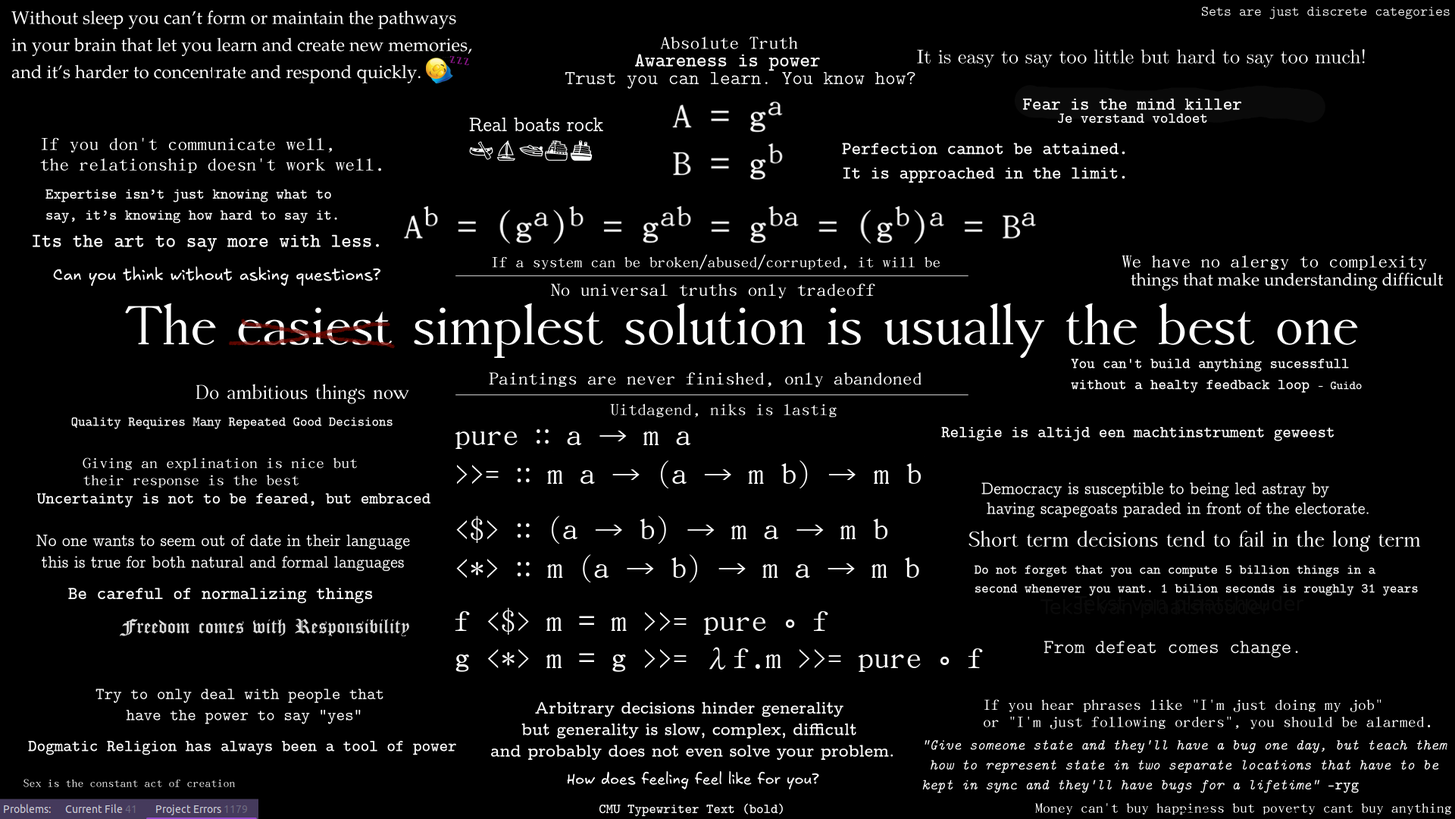
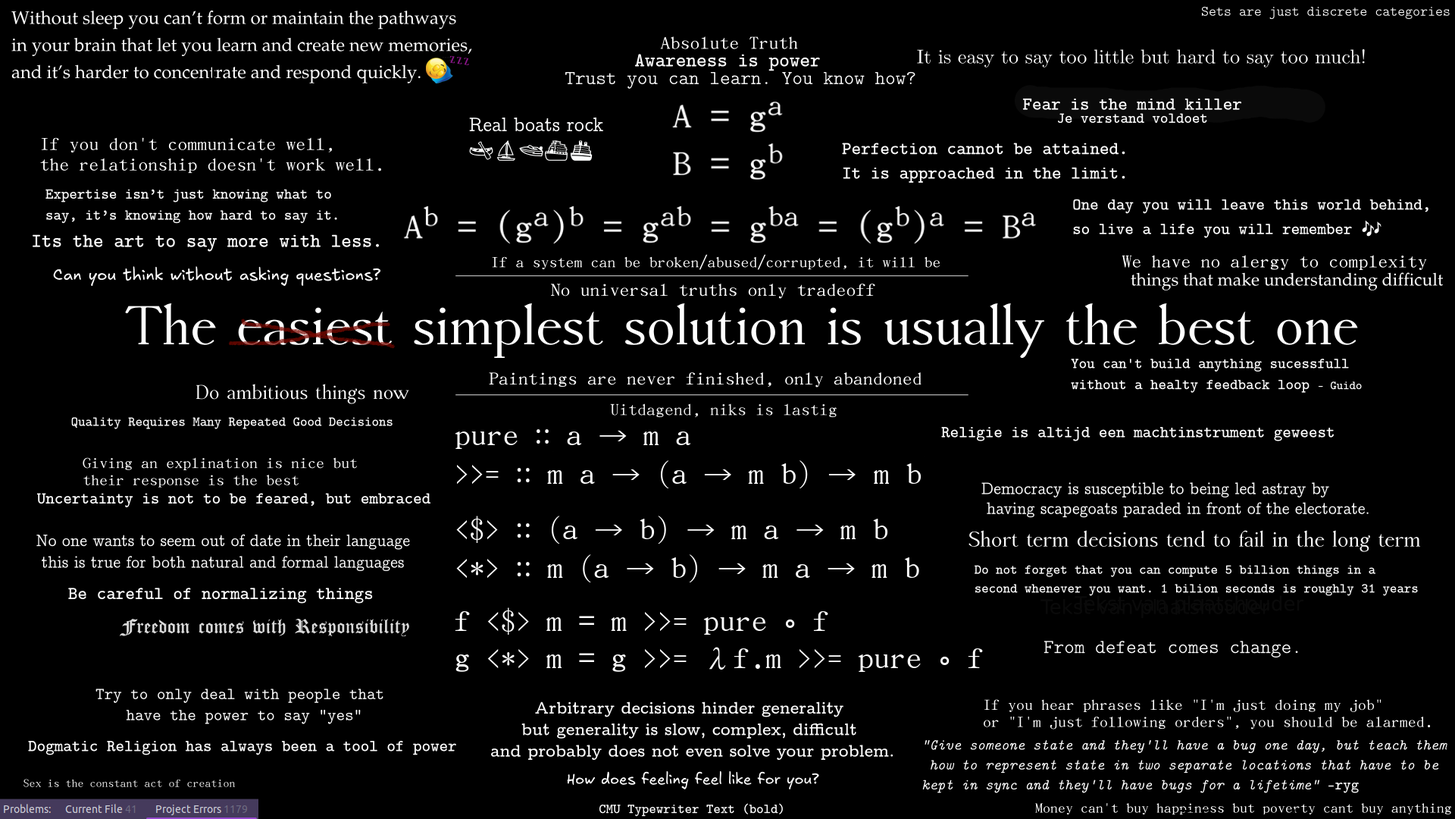
Two versions of the same layered image (1455×819). Layer-by-layer changes:
painted on "Tekenlaag 3 (geplakt)" over box(1073, 198, 1429, 239)
painted on "sleep + arbitrary hinders" over box(1073, 198, 1429, 239)
painted on "background" over box(1073, 198, 1429, 239)
